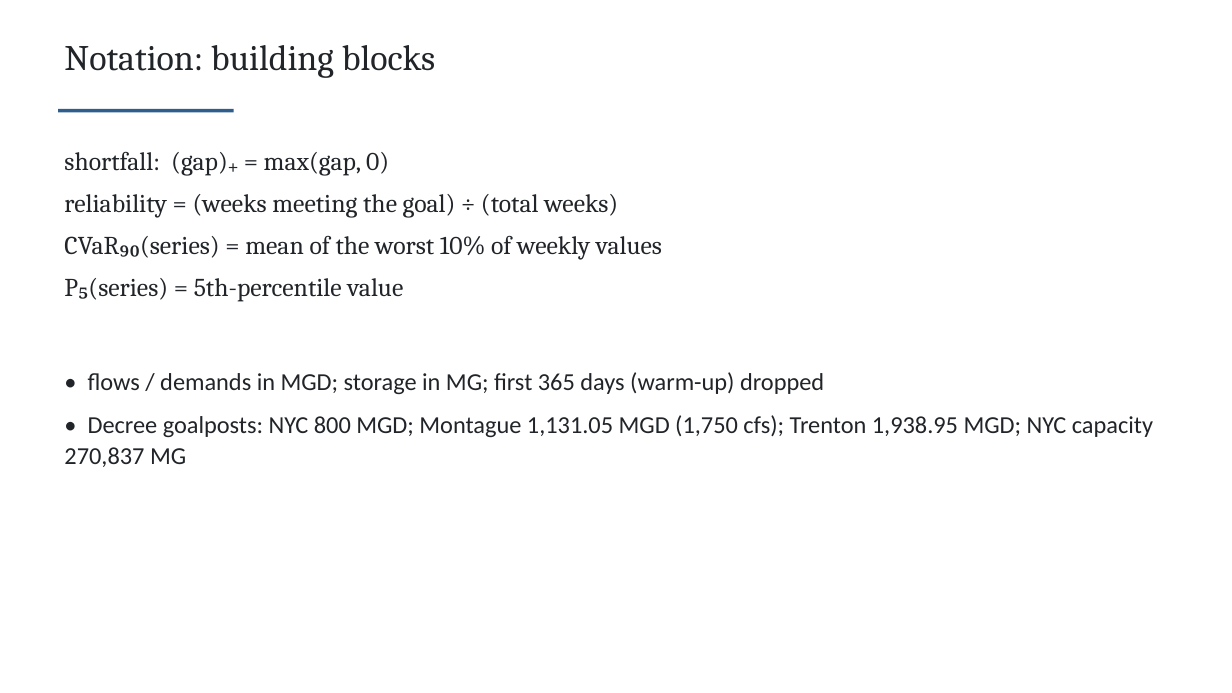
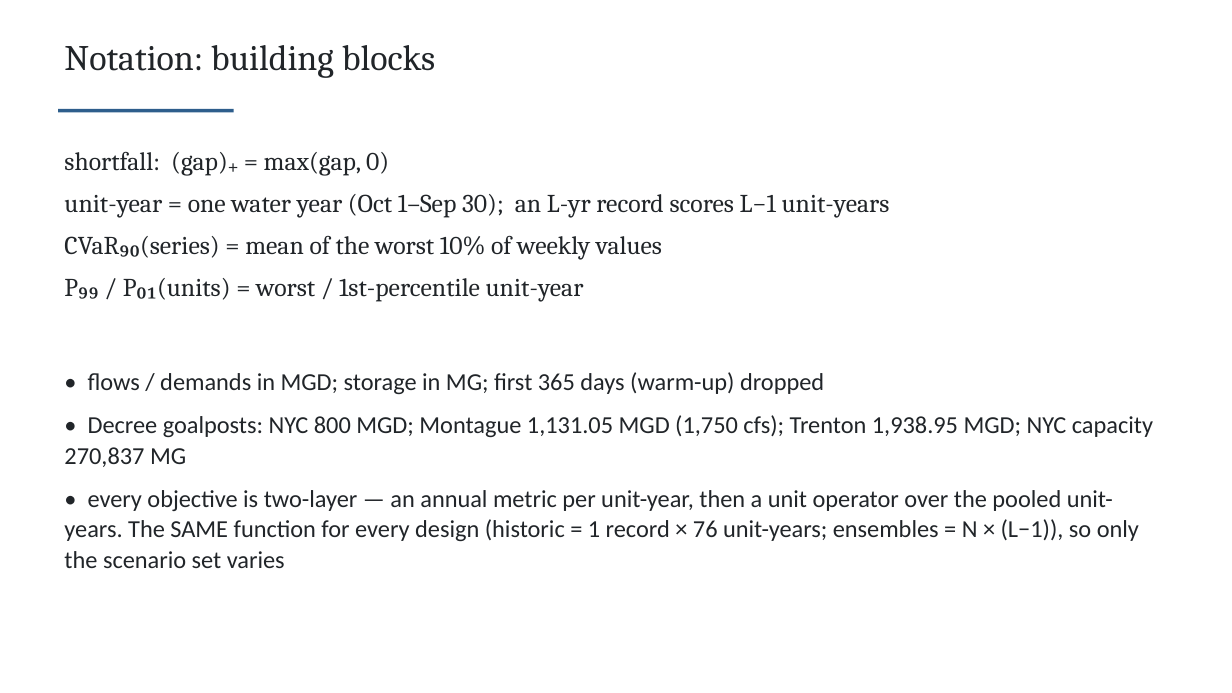
Before and after one commit to TrevorJA/NYCOptimization, a slide deck: slide 30 of docs/NYCOptimization_project_proposal_and_motivation_CLAUDE.pptx. Drawn at 1232x693 pixels with LibreOffice and Linux fonts; fonts in the diff are those of the drawing. Boxes give left, top, right and bottom in pixels: in the first picture for what was removed or moved away, otherwise in the second. Text is boxed around its words. In the diff, an @@ line names an element or a change of style, - is before the commit and + after.

```diff
--- a/docs/NYCOptimization_project_proposal_and_motivation_CLAUDE.pptx
+++ b/docs/NYCOptimization_project_proposal_and_motivation_CLAUDE.pptx
@@ text at (64,194,890,217): text changed @@
-reliability = (weeks meeting the goal) ÷ (total weeks)
+unit-year = one water year (Oct 1–Sep 30); an L-yr record scores L−1 unit-years
@@ text at (157,278,584,302): text changed @@
-P₅(series) = 5th-percentile value
+P₉₉ / P₀₁(units) = worst / 1st-percentile unit-year
@@ text at (64,490,1139,568): paragraph added @@
+• every objective is two-layer — an annual metric per unit-year, then a unit operator over the pooled unit-years. The SAME function for every design (historic = 1 record × 76 unit-years; ensembles = N × (L−1)), so only the scenario set varies
```
Also in this commit, not shown: 7 other slides changed, 31 other files.
